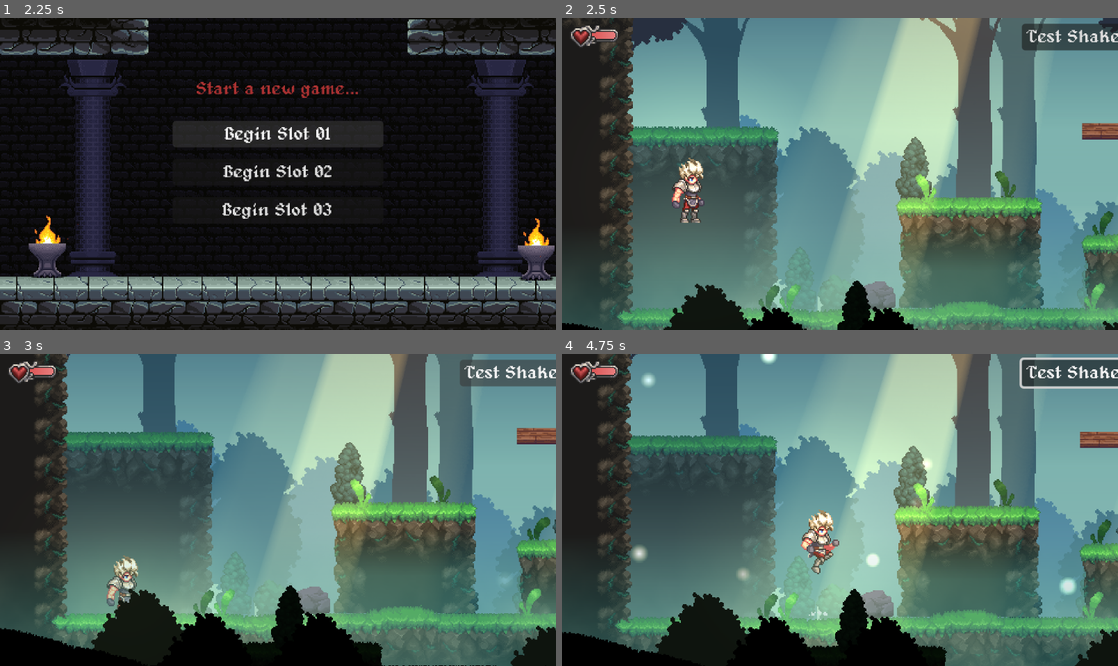
Above: before the commit, frames 1-4 (two rows, left to right).
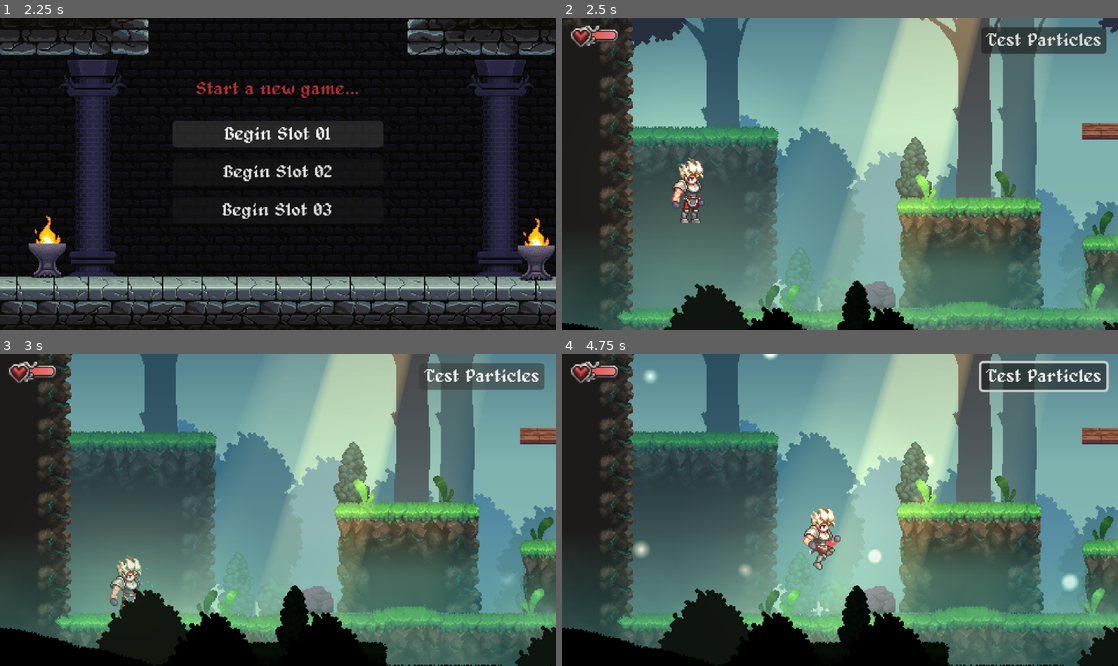
Above: after the commit, the same moments.

Repository: PaulHeraty/herra-vania
Game: Godot game, scene res://title_screen/title_scene.tscn
Same seed, same stepped clock (60 frames per second), same inputs: the game is played once before the commit and once after it.
Inputs (mouse positions are in pixels of both pictures, inside the frame that each line leads up to):
- Up to frame 1 (2.25 s): click "Test Shake" (after the commit: "Test Particles") at 0.5 s; click "New Game" at 1.25 s; click "Begin Slot 01" at 2 s
- Up to frame 2 (2.5 s): no input
- Up to frame 3 (3 s): click "Test Shake" (after the commit: "Test Particles") at 2.75 s
- Up to frame 4 (4.75 s): tap Enter at 3.5 s; move the mouse to (962, 494) at 3.52 s; hold Right (right) 3.53-4.28 s; hold S (action) 3.53-4.28 s; click (962, 494) at 3.67 s; tap Space (jump) at 3.77, 4.52 s; move the mouse to (728, 525) at 4.27 s; hold Down (down) from 4.28 s (still down); tap X (attack) at 4.35 s

Frame 1 is identical in both runs. In frame 2, 1.5% of the frame differs, in the area x 75-100%, y 1-12%; in frame 3, 10%; in frame 4, 15%, in the area x 0-100%, y 0-100%.

Commit message:
Chpt 4.2

Diff:
--- a/00_global/player_hud/player_hud.tscn
+++ b/00_global/player_hud/player_hud.tscn
@@ -2,6 +2,7 @@
 
 [ext_resource type="Texture2D" uid="uid://bbrxxiqpo3kf0" path="res://00_global/player_hud/health_bar_frame.png" id="1_hv14i"]
 [ext_resource type="Script" uid="uid://bve0dsd3ol7ay" path="res://00_global/player_hud/player_hud.gd" id="1_vb1bs"]
+[ext_resource type="Resource" uid="uid://dhn0wqm2i00u1" path="res://00_global/visual_effects/hit_particle_settings/hit_magic_blue.tres" id="3_26715"]
 
 [sub_resource type="Gradient" id="Gradient_vb1bs"]
 colors = PackedColorArray(0, 0, 0, 1, 0, 0, 0, 1)
@@ -19,6 +20,7 @@
 [sub_resource type="GDScript" id="GDScript_vb1bs"]
 script/source = "extends Button
 
+@export var particle_settings: HitParticleSettings
 
 func _ready() -> void:
 	pressed.connect(_on_pressed)
@@ -27,7 +29,7 @@
 
 func _on_pressed() -> void:
 	var player: Player = get_tree().get_first_node_in_group(\"Player\")
-	VisualEffects.camera_shake(10.0)
+	VisualEffects.hit_particles(player.global_position, Vector2(1, 0), particle_settings)
 	pass
 "
 
@@ -83,9 +85,10 @@
 
 [node name="Button" type="Button" parent="Control" unique_id=581731880]
 layout_mode = 0
-offset_left = 397.0
-offset_top = 5.0
-offset_right = 474.0
-offset_bottom = 28.0
-text = "Test Shake"
+offset_left = 362.0
+offset_top = 8.0
+offset_right = 470.0
+offset_bottom = 31.0
+text = "Test Particles"
 script = SubResource("GDScript_vb1bs")
+particle_settings = ExtResource("3_26715")
--- /dev/null
+++ b/00_global/visual_effects/hit_particle_settings.gd
@@ -0,0 +1,5 @@
+class_name HitParticleSettings extends Resource
+
+@export var count: int = 8
+@export var color: Color = Color.WHITE
+@export var texture: Texture2D
--- /dev/null
+++ b/00_global/visual_effects/hit_particle_settings/hit_magic_blue.tres
@@ -0,0 +1,9 @@
+[gd_resource type="Resource" script_class="HitParticleSettings" format=3 uid="uid://dhn0wqm2i00u1"]
+
+[ext_resource type="Script" uid="uid://7v874l6udte6" path="res://00_global/visual_effects/hit_particle_settings.gd" id="1_avoea"]
+
+[resource]
+script = ExtResource("1_avoea")
+count = 25
+color = Color(0, 1.5505754, 2.4381454, 1)
+metadata/_custom_type_script = "uid://7v874l6udte6"
--- /dev/null
+++ b/00_global/visual_effects/hit_particle_settings/hit_wood_large.tres
@@ -0,0 +1,13 @@
+[gd_resource type="Resource" script_class="HitParticleSettings" format=3 uid="uid://blnfbd54oiq6q"]
+
+[ext_resource type="Script" uid="uid://7v874l6udte6" path="res://00_global/visual_effects/hit_particle_settings.gd" id="1_2e6ai"]
+[ext_resource type="Texture2D" uid="uid://bpdjx2f50ktce" path="res://general/sprites/props_destructible.png" id="2_8symg"]
+
+[sub_resource type="AtlasTexture" id="AtlasTexture_4jtec"]
+atlas = ExtResource("2_8symg")
+region = Rect2(112, 6, 7, 11)
+
+[resource]
+script = ExtResource("1_2e6ai")
+texture = SubResource("AtlasTexture_4jtec")
+metadata/_custom_type_script = "uid://7v874l6udte6"
--- /dev/null
+++ b/00_global/visual_effects/hit_particle_settings/hit_wood_medium.tres
@@ -0,0 +1,14 @@
+[gd_resource type="Resource" script_class="HitParticleSettings" format=3 uid="uid://iiwci2lbmy2a"]
+
+[ext_resource type="Script" uid="uid://7v874l6udte6" path="res://00_global/visual_effects/hit_particle_settings.gd" id="1_7tl3r"]
+[ext_resource type="Texture2D" uid="uid://bpdjx2f50ktce" path="res://general/sprites/props_destructible.png" id="2_v8i6q"]
+
+[sub_resource type="AtlasTexture" id="AtlasTexture_4jtec"]
+atlas = ExtResource("2_v8i6q")
+region = Rect2(119, 11, 6, 6)
+
+[resource]
+script = ExtResource("1_7tl3r")
+count = 12
+texture = SubResource("AtlasTexture_4jtec")
+metadata/_custom_type_script = "uid://7v874l6udte6"
--- /dev/null
+++ b/00_global/visual_effects/hit_particle_settings/hit_wood_small.tres
@@ -0,0 +1,14 @@
+[gd_resource type="Resource" script_class="HitParticleSettings" format=3 uid="uid://ryjsr50ge0uo"]
+
+[ext_resource type="Script" uid="uid://7v874l6udte6" path="res://00_global/visual_effects/hit_particle_settings.gd" id="1_s5ow1"]
+[ext_resource type="Texture2D" uid="uid://bpdjx2f50ktce" path="res://general/sprites/props_destructible.png" id="2_6g073"]
+
+[sub_resource type="AtlasTexture" id="AtlasTexture_4jtec"]
+atlas = ExtResource("2_6g073")
+region = Rect2(120, 6, 4, 4)
+
+[resource]
+script = ExtResource("1_s5ow1")
+count = 18
+texture = SubResource("AtlasTexture_4jtec")
+metadata/_custom_type_script = "uid://7v874l6udte6"
--- /dev/null
+++ b/00_global/visual_effects/hit_particles.gd
@@ -0,0 +1,12 @@
+class_name HitParticles extends GPUParticles2D
+
+func start(dir: Vector2, settings: HitParticleSettings) -> void:
+	if settings:
+		amount = settings.count
+		modulate = settings.color
+		texture = settings.texture
+	process_material.direction = Vector3(dir.x, dir.y, 0)
+	emitting = true
+	await finished
+	queue_free()
+	pass
--- /dev/null
+++ b/00_global/visual_effects/hit_particles.tscn
@@ -0,0 +1,29 @@
+[gd_scene format=3 uid="uid://pcf32iblt8fn"]
+
+[ext_resource type="Script" uid="uid://dcclkefx6a8oq" path="res://00_global/visual_effects/hit_particles.gd" id="1_3d3g4"]
+
+[sub_resource type="Curve" id="Curve_22que"]
+_data = [Vector2(0.49275362, 1), 0.0, 0.0, 0, 0, Vector2(0.99275357, 0.033707857), -3.1923347, 0.0, 0, 0]
+point_count = 2
+
+[sub_resource type="CurveTexture" id="CurveTexture_ry8ot"]
+curve = SubResource("Curve_22que")
+
+[sub_resource type="ParticleProcessMaterial" id="ParticleProcessMaterial_d8fvv"]
+particle_flag_disable_z = true
+emission_shape = 3
+emission_box_extents = Vector3(8, 8, 1)
+spread = 90.0
+initial_velocity_min = 75.0
+initial_velocity_max = 150.0
+gravity = Vector3(0, 200, 0)
+alpha_curve = SubResource("CurveTexture_ry8ot")
+
+[node name="HitParticles" type="GPUParticles2D" unique_id=920295051]
+z_index = 2
+emitting = false
+one_shot = true
+explosiveness = 0.9
+randomness = 1.0
+process_material = SubResource("ParticleProcessMaterial_d8fvv")
+script = ExtResource("1_3d3g4")
--- a/00_global/visual_effects/visual_effects.gd
+++ b/00_global/visual_effects/visual_effects.gd
@@ -1,6 +1,7 @@
 extends Node
 
 const DUST_EFFECT = preload("uid://b0hraps76g0vx")
+const HIT_PARTICLES = preload("uid://pcf32iblt8fn")
 
 signal camera_shook(strength: float)
 
@@ -28,7 +29,11 @@
 	dust.start(DustEffect.TYPE.HIT)
 	pass
 
-func hit_particles() -> void:
+func hit_particles(pos: Vector2, dir: Vector2, settings: HitParticleSettings) -> void:
+	var p: HitParticles = HIT_PARTICLES.instantiate()
+	add_child(p)
+	p.global_position = pos
+	p.start(dir, settings)
 	pass
 
 func camera_shake(strength: float = 1.0) -> void:
Not shown, added: 00_global/visual_effects/hit_particle_settings.gd.uid
Not shown, added: 00_global/visual_effects/hit_particles.gd.uid
